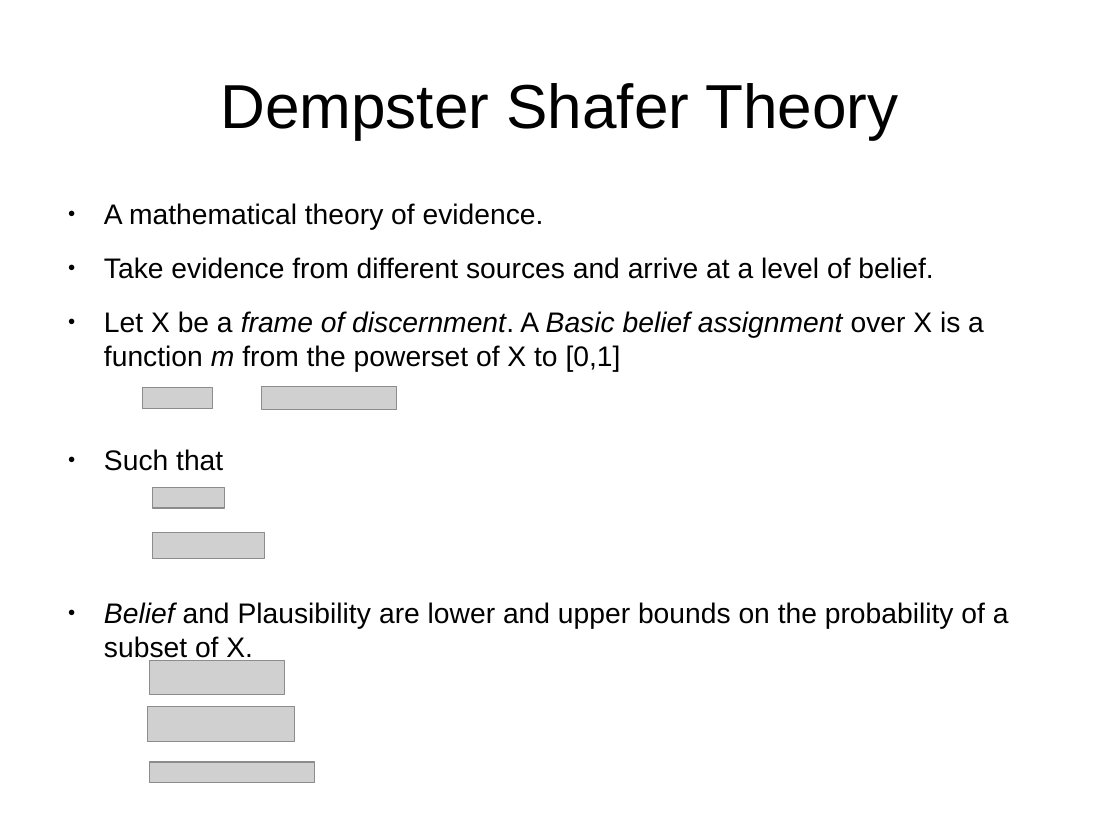
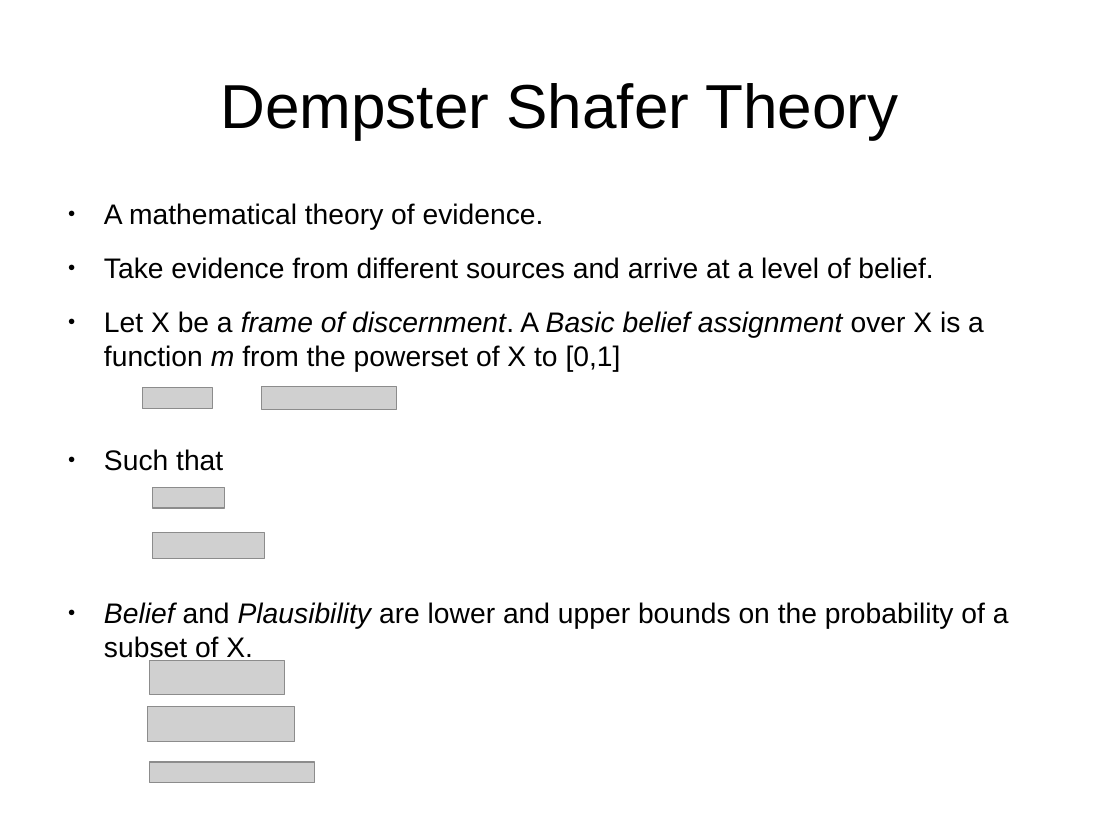
Before and after one commit to bstamour/SLHS, a slide deck: slide 10 of docs/proposal-from-bob.odp. Drawn at 1120x840 pixels with LibreOffice and Linux fonts; fonts in the diff are those of the drawing; grey boxes stand for pictures. Boxes give left, top, right and bottom in pixels: in the first picture for what was removed or moved away, otherwise in the second. Text is boxed around its words. In the diff, an @@ line names an element or a change of style, - is before the commit and + after.

```diff
--- a/docs/proposal-from-bob.odp
+++ b/docs/proposal-from-bob.odp
@@ text at box(104, 602, 1009, 663): italic on in "Plausibility" @@
```
Also in this commit, not shown: 10 other slides changed, 1 slide removed.
